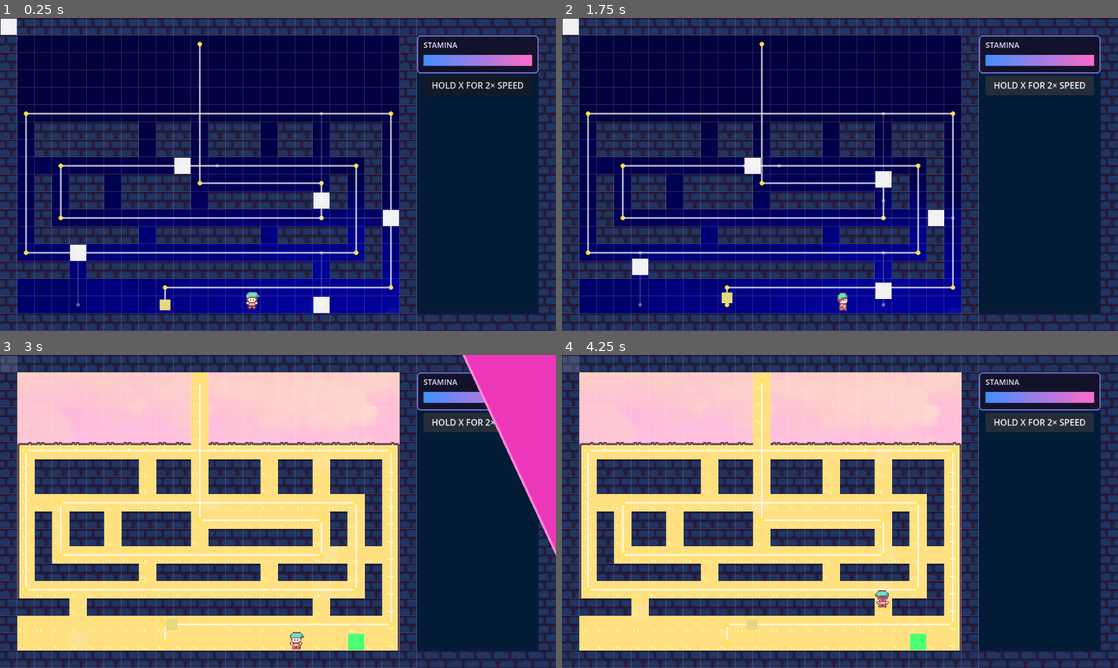
Above: before the commit, frames 1-4 (two rows, left to right).
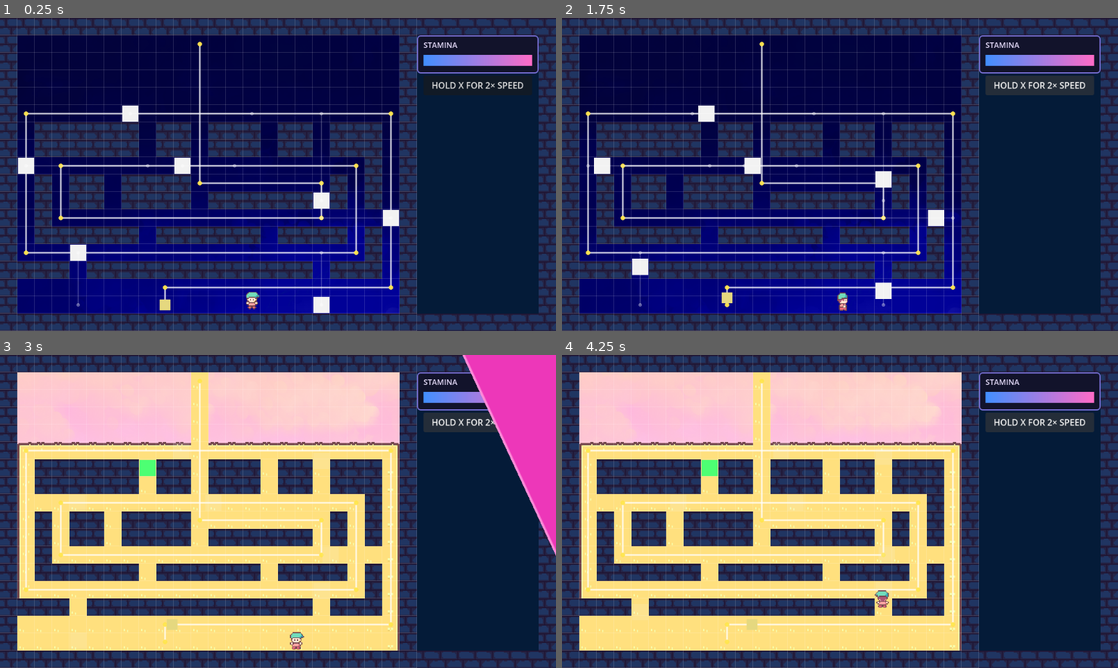
Above: after the commit, the same moments.

Repository: ConanY123/Game-Jam-Drift-MICK
Game: Godot game, scene res://scenes/levels/level-4.tscn
Same seed, same stepped clock (60 frames per second), same inputs: the game is played once before the commit and once after it. This scene is started directly instead of the project's main scene.
Inputs:
- Up to frame 1 (0.25 s): no input
- Up to frame 2 (1.75 s): click "HOLD X FOR 2× SPEED" at 0.5 s; tap Enter at 1.25 s; hold D (move_right) from 1.28 s (still down); hold Z (interact) from 1.28 s (still down); tap Space at 1.52 s
- Up to frame 3 (3 s): release D (move_right) at 2.03 s; release Z (interact) at 2.03 s; hold S (move_down) 2.03-2.78 s; tap C (switch_realm) at 2.1 s; tap Space at 2.27 s; hold D (move_right) from 2.78 s (still down); tap R at 2.85 s
- Up to frame 4 (4.25 s): release D (move_right) at 3.53 s; hold W (move_up) from 3.53 s (still down); tap X at 3.6 s; tap Space at 3.77 s

The runs differ from the first frame. In frame 1, 0.5% of the frame differs, in the area x 0-46%, y 0-50%; in frame 2, 0.5%; in frame 3, 0.5%; in frame 4, 0.5%.

Commit message:
Finished Level 4's Gameplay

Diff:
--- a/scenes/levels/level-4.tscn
+++ b/scenes/levels/level-4.tscn
@@ -57,11 +57,13 @@
 end_pause = 1.0
 
 [node name="Goose2" parent="Physical/Geese" unique_id=1824326809 instance=ExtResource("5_l56ll")]
+position = Vector2(32, 256)
+start_direction = 1
 
 [node name="Goose3" parent="Physical/Geese" unique_id=328499756 instance=ExtResource("5_l56ll")]
 position = Vector2(320, 256)
 start_direction = 1
-patrol_length = 3
+patrol_length = 4
 seconds_per_cell = 1.0
 end_pause = 0.05
 
@@ -84,6 +86,12 @@
 patrol_length = 4
 end_pause = 1.0
 
+[node name="Goose7" parent="Physical/Geese" unique_id=832893757 instance=ExtResource("5_l56ll")]
+position = Vector2(224, 160)
+start_direction = 1
+push_pause = 1.25
+end_pause = 1.0
+
 [node name="Dream" type="Node" parent="." unique_id=1140878289]
 
 [node name="EnergyDrink" parent="Dream" unique_id=898608151 instance=ExtResource("6_y6uma")]
